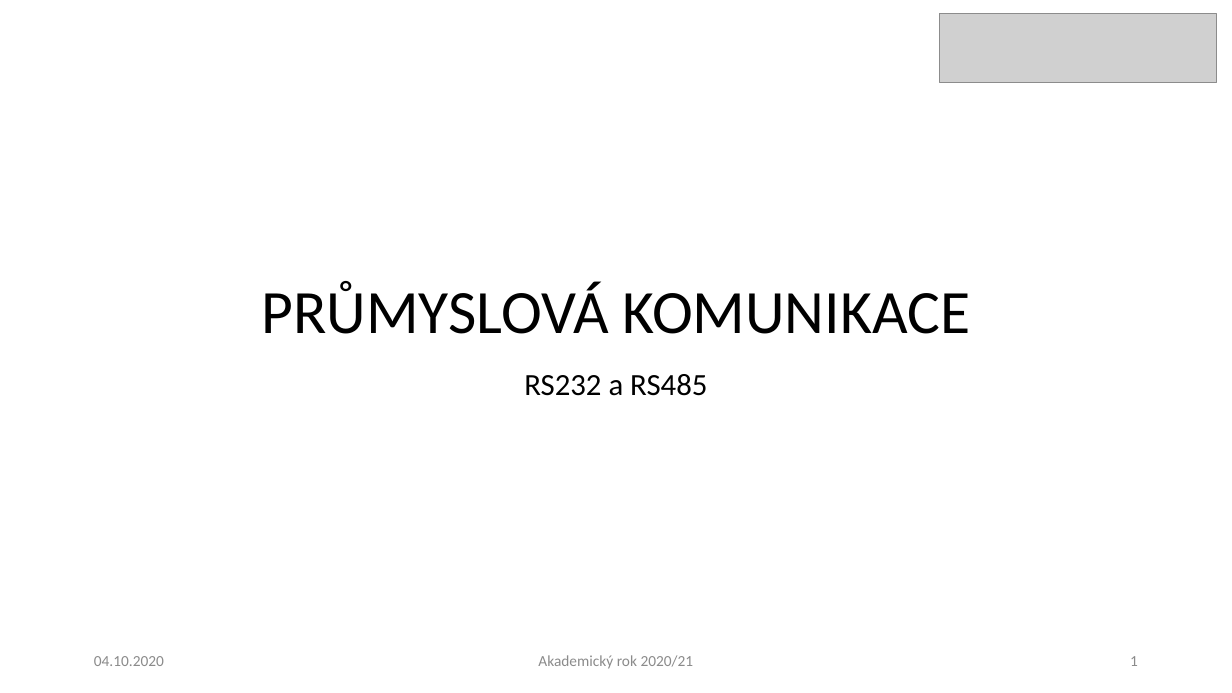
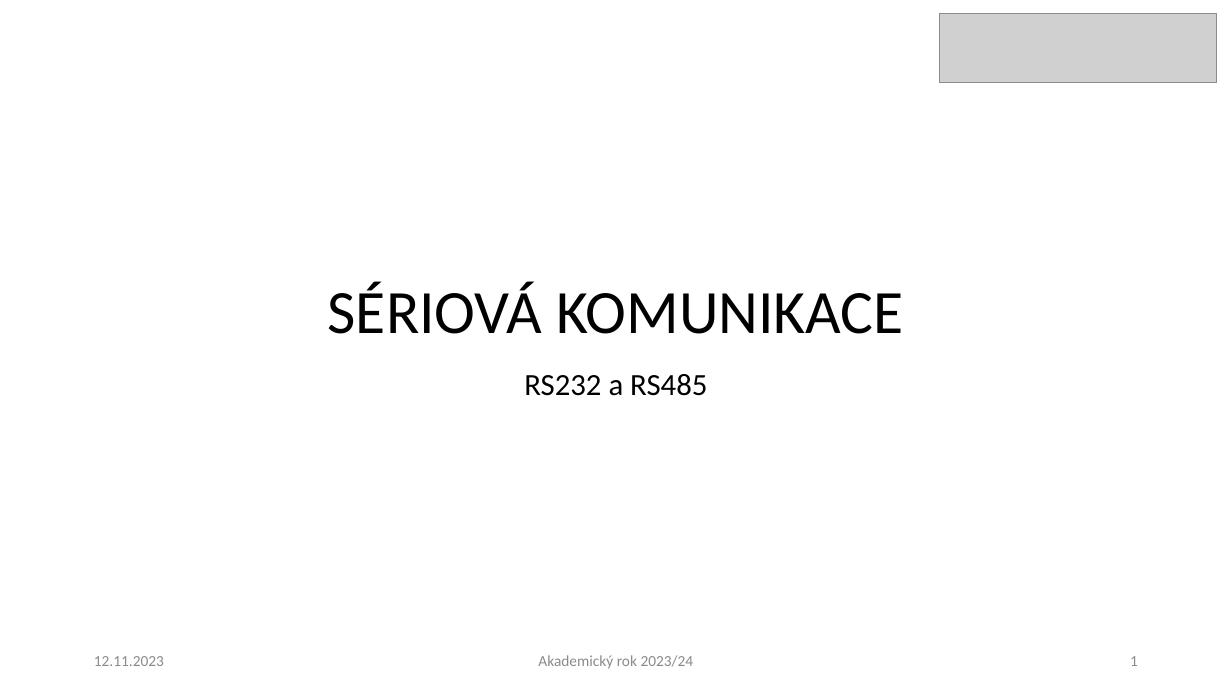
Before and after one commit to sps-prosek/Px-PLC-4EB, a slide deck: slide 1 of Serial_communication/src/RS232 a RS485.pptx. Drawn at 1232x693 pixels with LibreOffice and Linux fonts; fonts in the diff are those of the drawing; grey boxes stand for pictures. Boxes give left, top, right and bottom in pixels: in the first picture for what was removed or moved away, otherwise in the second. Text is boxed around its words. In the diff, an @@ line names an element or a change of style, - is before the commit and + after.

```diff
--- a/Serial_communication/src/RS232 a RS485.pptx
+++ b/Serial_communication/src/RS232 a RS485.pptx
@@ title at bbox=[328, 282, 904, 334]: text changed @@
-průmyslová komunikace
+sériová komunikace
@@ text at bbox=[94, 656, 164, 666]: text changed @@
-04.10.2020
+12.11.2023
@@ text at bbox=[538, 655, 694, 669]: text changed @@
-Akademický rok 2020/21
+Akademický rok 2023/24
```
Also in this commit, not shown: 9 other slides changed, 8 other files.
